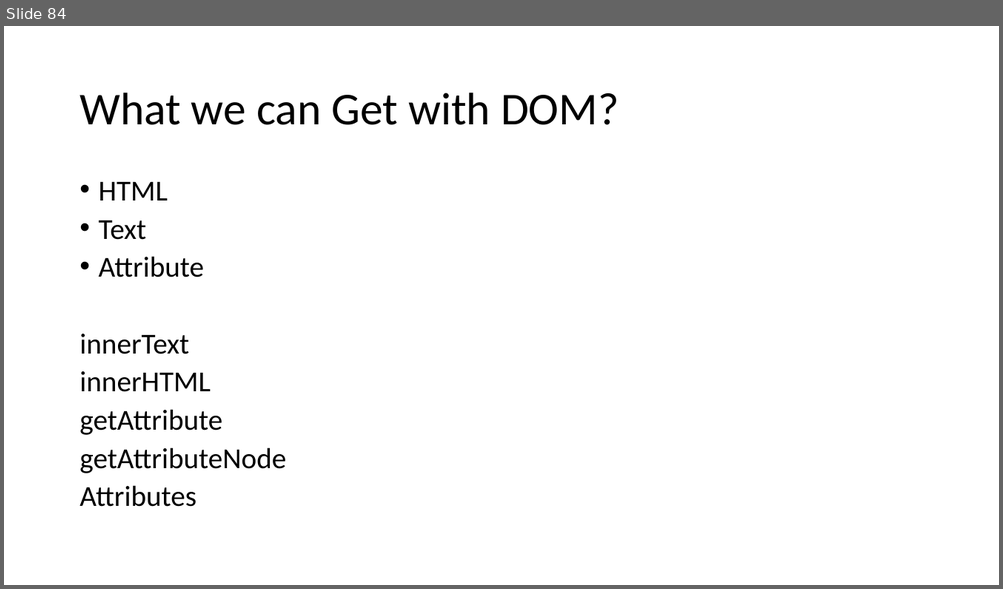
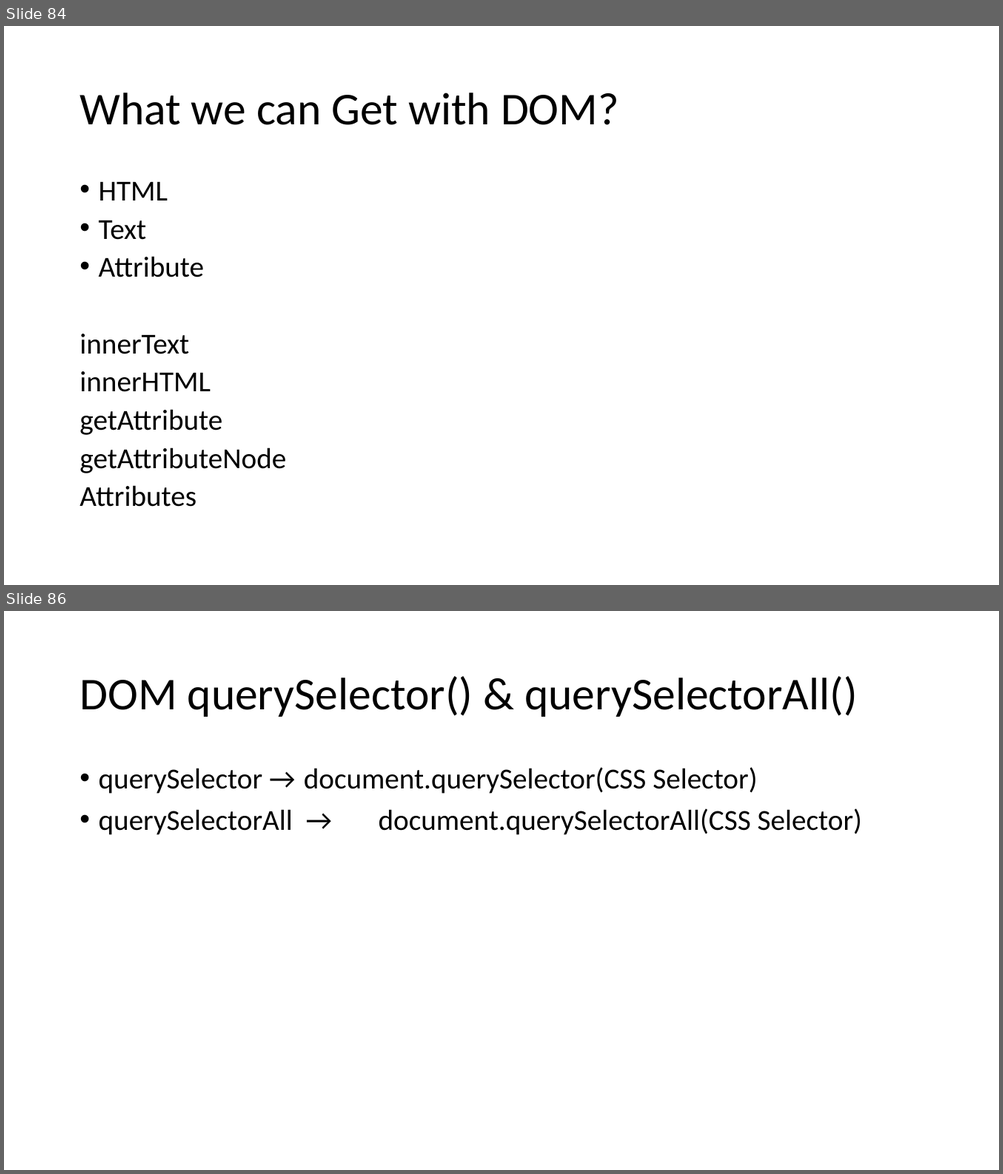
Before and after one commit to PiyushChaturvedii/Batch04, a slide deck: JavaScript.pptx. Shown one above the other, each under a label of ours: slide 84 before the commit, slides 84 and 86 after it; the slides between them are not shown. The pictures are 1003x589 and 1003x1174 pixels, drawn with LibreOffice and Linux fonts; fonts in the diff are those of the drawing. Boxes give left, top, right and bottom in pixels: in the first picture for what was removed or moved away, otherwise in the second. Text is boxed around its words. In the diff, an @@ line names an element or a change of style, - is before the commit and + after.

```diff
--- a/JavaScript.pptx
+++ b/JavaScript.pptx
@@ slide 86 added at (4,611,999,1170), background #FFFFFF @@
@@ title added at (79,676,857,717), 44 pt, text #000000 @@
+DOM querySelector() & querySelectorAll()
@@ text added at (99,767,862,835), 28 pt, text #000000 @@
+• querySelector → document.querySelector(CSS Selector)
+• querySelectorAll → document.querySelectorAll(CSS Selector)
```
Also in this commit, not shown: 1 slide changed, 5 other slides added, 3 other files.
